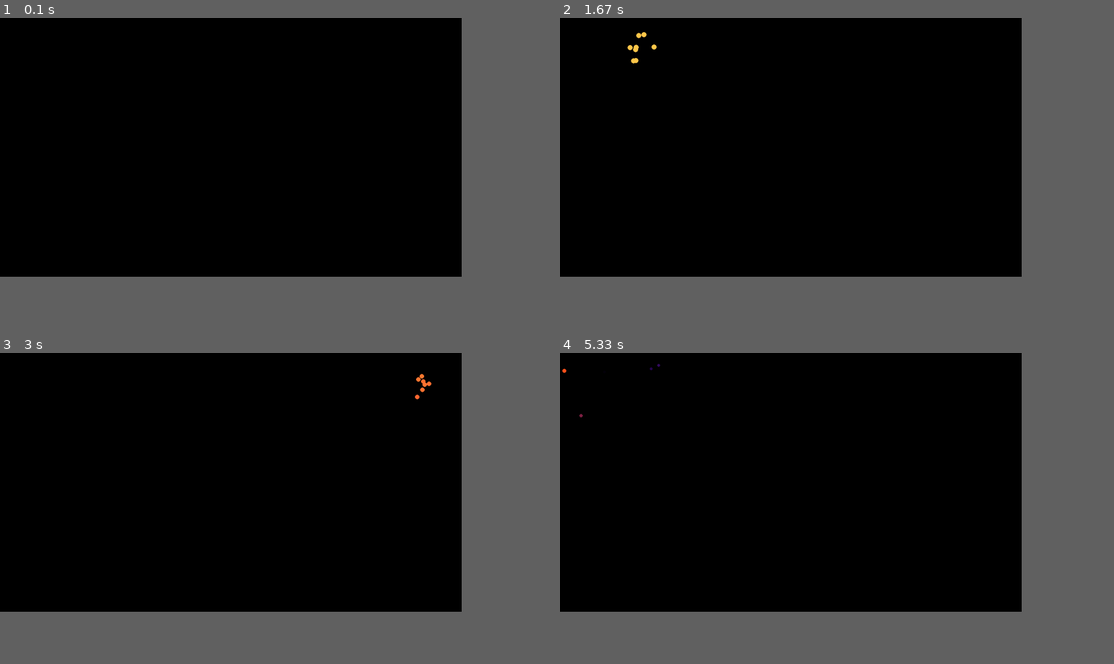
Above: before the commit, frames 1-4 (two rows, left to right).
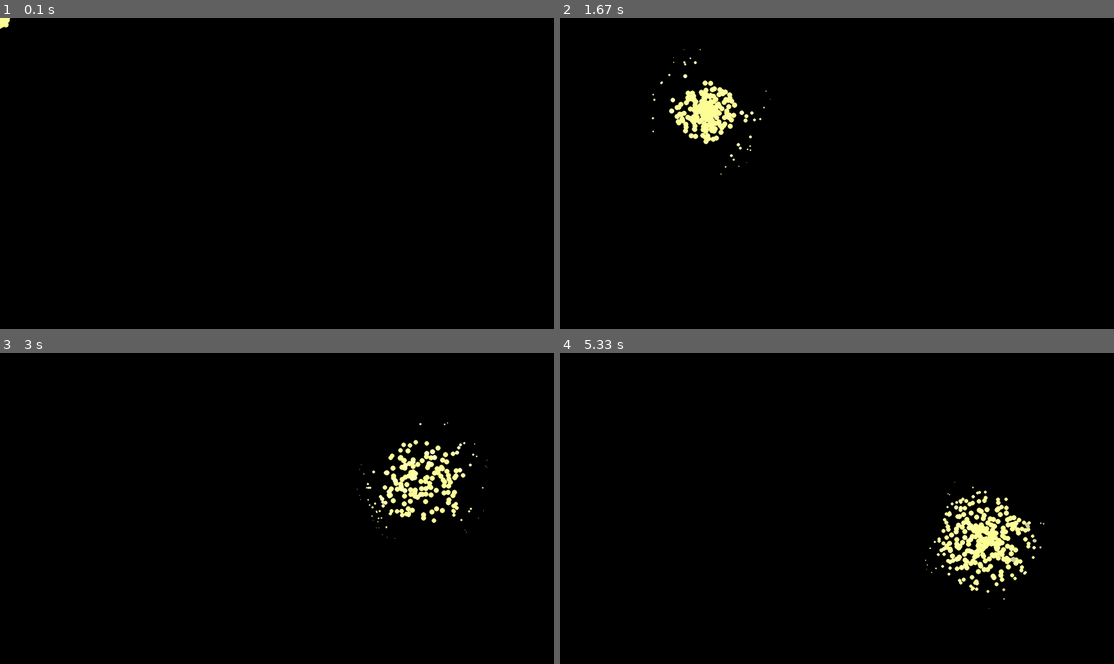
Above: after the commit, the same moments.

Repository: Twice-Ice/Pygame-Particle-System
Game: pygame game, started from main.py
Same seed, same stepped clock (60 frames per second), same inputs: the game is played once before the commit and once after it.
Inputs (mouse positions are in pixels of both pictures, inside the frame that each line leads up to):
- Up to frame 1 (0.1 s): no input
- Up to frame 2 (1.67 s): click (837, 173) at 0.38 s; click (892, 241) at 0.72 s; click (1041, 282) at 1.05 s; click (704, 111) at 1.38 s
- Up to frame 3 (3 s): click (282, 542) at 1.75 s; click (421, 558) at 2.25 s; click (421, 480) at 2.58 s
- Up to frame 4 (5.33 s): click (1036, 483) at 3.08 s; click (1030, 570) at 3.65 s; click (859, 496) at 3.98 s; click (715, 452) at 4.42 s; click (986, 542) at 4.82 s
In our replay, the window is 750x421 before the commit and 900x506 after it. These sizes can differ from the game's own. Grey fills any space a smaller window leaves; there, only what the larger window draws over its background counts as a difference.

The runs differ from the first frame. In frame 1, less than 0.1% of the frame differs, in the area x 0-2%, y 0-4%; in frame 2, 1.5%; in frame 3, 1.7%; in frame 4, 2.3%, in the area x 0-88%, y 3-83%.

Commit message:
tiny code shift
gonna do some changes so that the display only displays if there was a change in value for any of the accounts that are being displayed. If there isn't a change then it shouldn't display the irrelevant information.

Diff:
--- a/globals.py
+++ b/globals.py
@@ -1,5 +1,5 @@
 from pygame import Rect
 
-SCREEN_SIZE = (1600, 900)#(1920, 1080)
+SCREEN_SIZE = (1920, 1080)
 SCREEN_RECT = Rect(0, 0, SCREEN_SIZE[0], SCREEN_SIZE[1])
 FPS = 60
--- a/main.py
+++ b/main.py
@@ -127,8 +127,8 @@
 
 	# testEmitter.update(screen, delta, pos = pygame.mouse.get_pos(), velo = -Vector2(pygame.mouse.get_rel())/7.5)
 	# transLight.update(screen, delta, pos = pygame.mouse.get_pos(), velo = -Vector2(pygame.mouse.get_rel())/7.5)
-	# flashlight.update(screen, delta, pos = pygame.mouse.get_pos())
-	fireFade.update(screen, delta, pos = pygame.mouse.get_pos(), velo = -Vector2(pygame.mouse.get_rel())/7.5)
+	flashlight.update(screen, delta, pos = pygame.mouse.get_pos())
+	# fireFade.update(screen, delta, pos = pygame.mouse.get_pos(), velo = -Vector2(pygame.mouse.get_rel())/7.5)
 	# snow.update(screen, delta, pos = Vector2(SCREEN_SIZE[0]//2, -100))
 	# spiderverseCircles.update(screen, delta, pos = pygame.mouse.get_pos())
 
